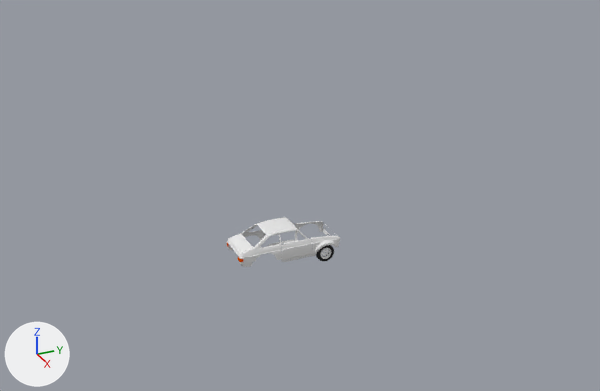
What one commit did to the Blender file FordEscort.blend.
The view is the same before and after, from a 50 mm camera at (33.6, -15.8, 18.7) aimed at (0.3, -0.8, 2.0). The axes (+X, +Y, +Z) are drawn at lower left. The lights are the same throughout.

Names of what the first picture shows: 'AileAvD', 'Caisse', 'PassageRoueAVD', 'PneuAvt', 'PorteD', 'RoueAvt'.
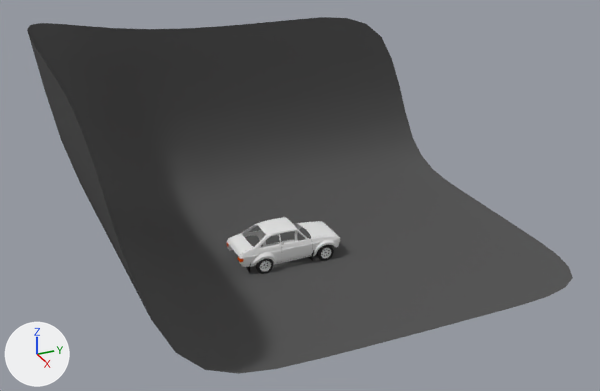
Boxes [x1, y1, x2, y2] around the edits, measured in the pictures (600 x 391 px):
'VoilePhoto', shown: after [27, 17, 573, 374]
'PorteD', moved: [281, 239, 313, 261] in both
'AileAvD', moved: [295, 221, 340, 256] in both
'Capot', shown: after [299, 222, 338, 237]
'PassageRoueARD', shown: after [250, 252, 277, 267]
'PneuAvt', moved, rescaled, modifiers changed: before [316, 245, 334, 261]; after [317, 244, 334, 261]
'PassageRoueAVD', moved: [313, 240, 337, 256] in both
'PneuARD', added: after [255, 258, 273, 274]
'RoueAvt', moved, rescaled (8% narrower, 8% shorter): before [320, 248, 331, 259]; after [321, 248, 331, 258]
'JantteArD', added: after [260, 261, 271, 272]
'FeuAr', moved: [227, 243, 243, 262] in both
'BavetteAvt', shown: after [309, 250, 314, 261]
'Calandre', moved (not visible afterwards): before [323, 223, 331, 236]
'BavetteAr', shown: after [247, 263, 251, 272]
part 1 of me_plane, cut back (black): after [27, 17, 413, 374]

Edits to the bpy script that builds the scene:
```text
Change mat_material_001:
    mat_material_001.base_color: (0.341, 0.341, 0.341) -> (0.102, 0.102, 0.102)  # grey #9e9e9e -> dark grey #5a5a5a
Change me_plane:
    used by ob_voilephoto; location = (-1.74, -2.22, -1.39); scale = (12.0, 12.0, 12.0)
    remove me_plane.from_pydata(...)  # 30 vertices, 20 faces; spans x -0.8..1.12, y -0.57..1.93, z 0.0..0.93
    add me_plane.from_pydata(...)  # 23 vertices, 15 faces; spans x -0.8..1.12, y -0.57..0.93, z 0.0..0.93
    me_plane part 1
    14 vertices are removed from x -0.8..1.12, y -0.57..1.93, z 0.0..0.93
    14 faces are deleted
    7 vertices are added at x -0.67..0.99, y -0.57..0.93, z 0.03..0.79
    9 new faces join them
Change ob_roueavt:
    ob_roueavt.location: (1.09, 0.2, -0.95) -> (1.1, 0.2, -0.93)
    ob_roueavt.scale: (1.0, 1.0, 1.0) -> (0.96, 0.96, 0.96)
Change ob_pneuavt:
    add _m = ob_pneuavt.modifiers.new('Mirror', 'MIRROR')
    add _m.use_axis = (False, False, False)
    remove _m = ob_pneuavt.modifiers.new('Mirror', 'MIRROR')
    remove _m.use_axis = (False, False, False)
Change ob_feuar:
    add ob_feuar.parent = ob_caisse
    add ob_feuar.matrix_parent_inverse = Matrix(((1.0, 0.0, 0.0, 0.0), (0.0, 1.0, 0.0, 2.15), (0.0, 0.0, 1.0, -1.202), (0.0, 0.0, 0.0, 1.0)))
Change ob_aileavd:
    add ob_aileavd.parent = ob_caisse
    add ob_aileavd.matrix_parent_inverse = Matrix(((1.0, 0.0, 0.0, 0.0), (0.0, 1.0, 0.0, 2.15), (0.0, 0.0, 1.0, -1.202), (0.0, 0.0, 0.0, 1.0)))
Change ob_calandre:
    add ob_calandre.parent = ob_caisse
    add ob_calandre.matrix_parent_inverse = Matrix(((1.0, 0.0, 0.0, 0.0), (0.0, 1.0, 0.0, 2.15), (0.0, 0.0, 1.0, -1.202), (0.0, 0.0, 0.0, 1.0)))
Change ob_bavetteavt:
    add ob_bavetteavt.parent = ob_caisse
    add ob_bavetteavt.matrix_parent_inverse = Matrix(((1.0, 0.0, 0.0, 0.0), (0.0, 1.0, 0.0, 2.15), (0.0, 0.0, 1.0, -1.202), (0.0, 0.0, 0.0, 1.0)))
    remove ob_bavetteavt.hide_viewport = True
Change ob_bavettear:
    add ob_bavettear.parent = ob_caisse
    add ob_bavettear.matrix_parent_inverse = Matrix(((1.0, 0.0, 0.0, 0.0), (0.0, 1.0, 0.0, 2.15), (0.0, 0.0, 1.0, -1.202), (0.0, 0.0, 0.0, 1.0)))
    remove ob_bavettear.hide_viewport = True
Change ob_capot:
    add ob_capot.parent = ob_caisse
    add ob_capot.matrix_parent_inverse = Matrix(((1.0, 0.0, 0.0, 0.0), (0.0, 1.0, 0.0, 2.15), (0.0, 0.0, 1.0, -1.202), (0.0, 0.0, 0.0, 1.0)))
    remove ob_capot.hide_viewport = True
Change ob_passageroueavd:
    add ob_passageroueavd.parent = ob_caisse_001
    add ob_passageroueavd.matrix_parent_inverse = Matrix(((1.0, 0.0, 0.0, 0.0), (0.0, 1.0, 0.0, 2.15), (0.0, 0.0, 1.0, -1.202), (0.0, 0.0, 0.0, 1.0)))
Change ob_voilephoto:
    ob_voilephoto.location: (-1.74, -2.22, -1.39) -> (1.59, -2.22, -1.34)
    ob_voilephoto.rotation_euler: (0.0, 0.0, 0.0) -> (0.0, 0.0, 1.571)  # degrees (0, 0, 0) -> degrees (0, 0, 90)
    remove ob_voilephoto.hide_viewport = True
Change ob_passageroueard:
    add ob_passageroueard.parent = ob_caisse
    add ob_passageroueard.matrix_parent_inverse = Matrix(((1.0, 0.0, 0.0, 0.0), (0.0, 1.0, 0.0, 2.15), (0.0, 0.0, 1.0, -1.202), (0.0, 0.0, 0.0, 1.0)))
    remove ob_passageroueard.hide_viewport = True
Change ob_ported:
    add ob_ported.parent = ob_caisse
    add ob_ported.matrix_parent_inverse = Matrix(((1.0, 0.0, 0.0, 0.0), (0.0, 1.0, 0.0, 2.15), (0.0, 0.0, 1.0, -1.202), (0.0, 0.0, 0.0, 1.0)))
Add ob_pneuard:
    ob_pneuard = bpy.data.objects.new('PneuARD', me_circle_005)  # 672 vertices, 624 faces; spans x -0.442..0.442, y -0.442..0.442, z -0.275..0.007; in mat_material_003 (black #303030); modifiers MIRROR, SUBSURF
    ob_pneuard.parent = ob_jantteard
    ob_pneuard.location = (1.129, -3.025, -0.941)
    ob_pneuard.rotation_euler = (1.571, 0.0, 1.571)  # degrees (90, 0, 90)
Add ob_jantteard:
    ob_jantteard = bpy.data.objects.new('JantteArD', me_circle_004)  # 760 vertices, 688 faces; spans x -0.3..0.3, y -0.3..0.3, z -0.054..0.085; in mat_material (white #e7e7e7); modifiers SUBSURF
    ob_jantteard.location = (1.03, -3.02, -0.92)
    ob_jantteard.rotation_euler = (1.571, 0.0, 1.571)  # degrees (90, 0, 90)
    ob_jantteard.scale = (0.96, 0.96, 0.96)
```
